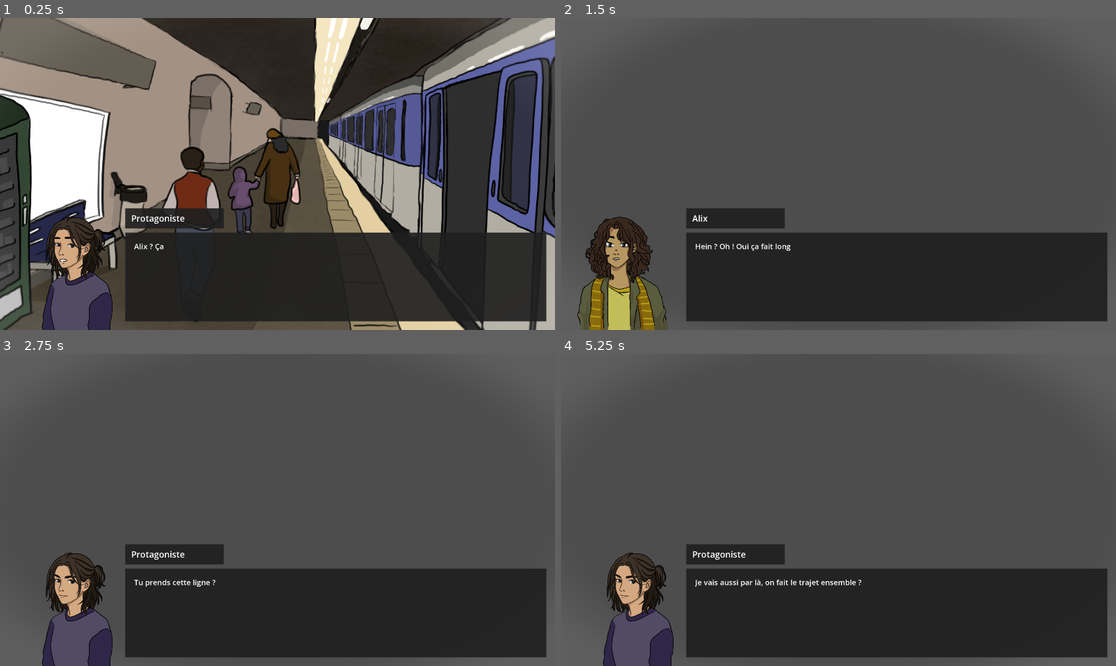
Above: before the commit, frames 1-4 (two rows, left to right).
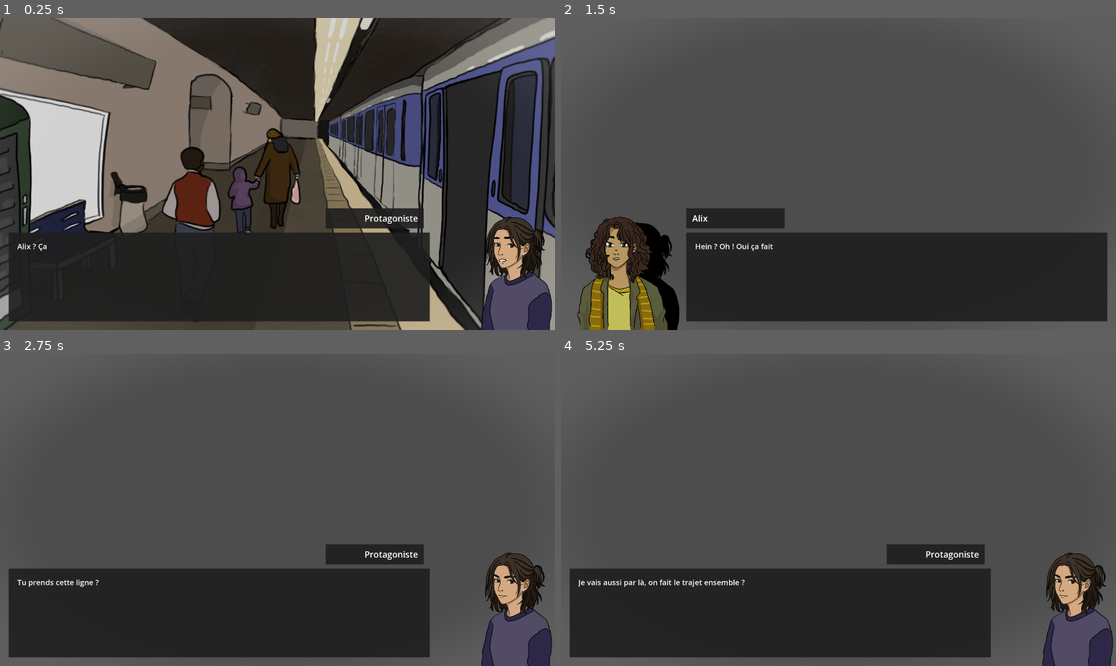
Above: after the commit, the same moments.

Repository: Hailsea/iliketrains
Game: Godot game, scene res://Scenes/MainTest.tscn
Two runs of this game, one before a commit and one after it. Both use one fixed random seed, a clock stepped at 60 frames per second and the inputs below. This scene is started directly instead of the project's main scene.
Inputs (mouse positions are in pixels of both pictures, inside the frame that each line leads up to):
- Up to frame 1 (0.25 s): no input
- Up to frame 2 (1.5 s): tap Enter (dialog_next) at 0.5 s; move the mouse to (960, 158) at 0.52 s; hold Enter (dialog_next) 0.53-1.28 s; click (960, 158) at 0.67 s; tap R at 0.8, 1.35 s; move the mouse to (727, 189) at 1.27 s; click (727, 189) at 1.42 s
- Up to frame 3 (2.75 s): tap Enter (dialog_next) at 1.55 s; tap Space at 2 s; move the mouse to (333, 441) at 2.02 s; hold Enter (dialog_next) from 2.03 s (still down); click (333, 441) at 2.17 s; tap R at 2.3 s
- Up to frame 4 (5.25 s): move the mouse to (810, 572) at 2.77 s; release Enter (dialog_next) at 2.78 s; tap R at 2.85, 3.8, 4.35 s; click (810, 572) at 2.92 s; tap Enter (dialog_next) at 3.05, 4.55 s; move the mouse to (1005, 556) at 3.52 s; hold Enter (dialog_next) 3.53-4.28 s; click (1005, 556) at 3.67 s; tap Space at 4.25 s; move the mouse to (672, 463) at 4.27 s; click (672, 463) at 4.42 s; move the mouse to (866, 510) at 5.02 s; hold Enter (dialog_next) from 5.03 s (still down); click (866, 510) at 5.17 s

The runs differ from the first frame. In frame 1, 39% of the frame differs, in the area x 0-100%, y 0-100%; in frame 2, 1.0%; in frame 3, 14%; in frame 4, 14%.
Error in both runs: Invalid access to property or key 'full_scene_platform_with_templates' on a base object of type 'Dictionary[String, PackedScene]'. (res://Scripts/platform_back…

Commit message:
Continuation

Diff:
--- a/Scenes/MainTest.tscn
+++ b/Scenes/MainTest.tscn
@@ -10,7 +10,7 @@
 
 [sub_resource type="ShaderMaterial" id="ShaderMaterial_3a646"]
 shader = ExtResource("5_ycov7")
-shader_parameter/blur_radius = 0.13600000646
+shader_parameter/blur_radius = 0.2
 shader_parameter/blur_amount = 1.0
 shader_parameter/blur_inner = 0.6
 shader_parameter/blur_outer = 0.66
@@ -26,6 +26,7 @@
 script = ExtResource("1_bhhyf")
 
 [node name="Platform_background" parent="." unique_id=991292017 instance=ExtResource("2_ycov7")]
+modulate = Color(0.82, 0.82, 0.82, 1)
 events_file = "res://Dialogs/jardindesplantes_quai.json"
 
 [node name="Camera2D" type="Camera2D" parent="." unique_id=1128689314]
@@ -41,6 +42,7 @@
 anchor_bottom = 1.0
 grow_horizontal = 2
 grow_vertical = 2
+pivot_offset_ratio = Vector2(0.5, 0.5)
 mouse_filter = 2
 
 [node name="Flashback" type="CanvasLayer" parent="." unique_id=448420789]
@@ -81,7 +83,6 @@
 offset_bottom = 0.0
 
 [node name="Thoughts" type="PanelContainer" parent="UI_Elements" unique_id=608800302]
-visible = false
 anchors_preset = -1
 anchor_right = 0.29000002
 anchor_bottom = 0.347
--- a/Scenes/dialog_UI.tscn
+++ b/Scenes/dialog_UI.tscn
@@ -20,6 +20,20 @@
 [node name="Portrait" type="TextureRect" parent="." unique_id=1013634959]
 custom_minimum_size = Vector2(400, 400)
 layout_mode = 2
+size_flags_vertical = 8
+texture = ExtResource("2_xrlft")
+expand_mode = 1
+stretch_mode = 6
+
+[node name="Portrait" type="TextureRect" parent="Portrait" unique_id=470479494]
+modulate = Color(0, 0, 0, 1)
+show_behind_parent = true
+custom_minimum_size = Vector2(400, 400)
+layout_mode = 0
+offset_left = 20.0
+offset_top = 20.0
+offset_right = 420.0
+offset_bottom = 420.0
 size_flags_vertical = 8
 texture = ExtResource("2_xrlft")
 expand_mode = 1
--- a/Scripts/dialogue_ui.gd
+++ b/Scripts/dialogue_ui.gd
@@ -10,7 +10,7 @@
 
 
 const portrait_path:String = "res://Assets/Sprites/Portraits/"
-const player_character:String = "mishima"
+const player_character:String = "protag"
 
 # Variables pour l'effect Machine à [color=redÉcrire
 const DEFAULT_SPEED = 40
@@ -28,9 +28,13 @@
 var lines = []
 # ====
 
-var characters_info = {
+@export var characters_info:Dictionary = {
 	"protag":{"speed":40,"name":"Protagoniste","pitch":1},
-	"alix":{"speed":30,"name":"Alix","pitch":1},
+	"alix":{"speed":25,"name":"Alix","pitch":1},
+	"eulalie":{"speed":45,"name":"Alix","pitch":1},
+	"lucien":{"speed":35,"name":"Alix","pitch":1},
+	"paul":{"speed":40,"name":"Alix","pitch":1},
+	"theodore":{"speed":40,"name":"Alix","pitch":1},
 }
 
 var tween : Tween # Tween pour les animations
@@ -99,8 +103,10 @@
 	if line.has("speed"): # Vitesse animation
 		anim_speed = line["speed"]
 	else:
-		anim_speed = characters_info[line["character"]]["speed"]
-		#anim_speed = DEFAULT_SPEED
+		if characters_info.has(line["character"]):
+			anim_speed = characters_info[line["character"]]["speed"]
+		else:
+			anim_speed = DEFAULT_SPEED
 
 	start_typewriter()
 
@@ -113,7 +119,6 @@
 		textbox_animation()
 
 func switch_to_left(texture:Texture2D):
-	print("switch left")
 	portrait.show()
 	portrait.texture = texture # Changement portrait
 	# player_portrait.texture=null
@@ -122,7 +127,6 @@
 	character_name.horizontal_alignment = HORIZONTAL_ALIGNMENT_LEFT
 
 func switch_to_right(texture:Texture2D):
-	print("switch right")
 	player_portrait.show()
 	player_portrait.texture = texture # Changement portrait
 	# portrait.texture=null
--- a/Scripts/main_test.gd
+++ b/Scripts/main_test.gd
@@ -35,18 +35,17 @@
 			in_event = true
 			load_trigger(element)
 	if Input.is_key_pressed(KEY_R):
-		print("Key pressed")
 		change_scene("full_scene_platform_with_templates",["Pub","Distributeur_arriere","Garcon","Banc"])
 
 func load_trigger(trigger:String):
-	print(dialog_data)
 	if not dialog_data["triggers"].has(trigger):
 		print("No trigger");
 
 	var events_list = dialog_data["triggers"][trigger]
 	for event in events_list:
 		if verify_condition(event["condition"]):
-			await process_event(event["event"])
+			process_event(event["event"])
+			break
 
 func verify_condition(condition):
 	for episode in condition:
@@ -60,12 +59,15 @@
 
 	in_event = true
 	var actions_list = dialog_data["events"][event]
+	var next = null
 	for action in actions_list:
-		await process_action(action)
+		next = await process_action(action)
 
 	in_event = false
-	print("Fin de l'event " + event)
 	$UI_Elements/Thoughts.show()
+
+	if next != null:
+		load_trigger(next)
 
 func process_action(action:Dictionary):
 	if action["type"] == "line":
@@ -74,8 +76,6 @@
 		print(action["parameter"])
 	elif action["type"] == "choice":
 		await load_choices(action["choices"])
-	elif action["type"] == "trigger":
-		load_trigger(action["trigger"])
 	elif action["type"] == "silence":
 		$EventDelay.wait_time = action["time"]
 		$EventDelay.start()
@@ -89,7 +89,9 @@
 	elif action["type"] == "add_save":
 		player_data.push_back(action["episode"])
 	elif action["type"] == "trigger":
-		process_event(action["trigger"])
+		return action["trigger"]
+
+	return null
 
 
 func load_dialog(lines):
--- a/project.godot
+++ b/project.godot
@@ -11,7 +11,7 @@
 [application]
 
 config/name="iliketrains"
-run/main_scene="uid://01rwp8q7j41r"
+run/main_scene="uid://cgkk25uwth81n"
 config/features=PackedStringArray("4.6", "Forward Plus")
 config/icon="res://icon.svg"
 
Not shown, added: Assets/UI/Editable/texbox2.svg
Not shown, added: Assets/UI/Editable/texbox2.svg.import
Not shown: 1 places in Scenes/full_scene_platform.tscn that only renumber resources
Not shown, added: Assets/Fonts/Teen.zip
Not shown, added: Assets/Fonts/crimson.zip
Not shown, added: Assets/Fonts/libre-baskerville.zip
Not shown, added: Assets/Fonts/linux-biolinum.zip
